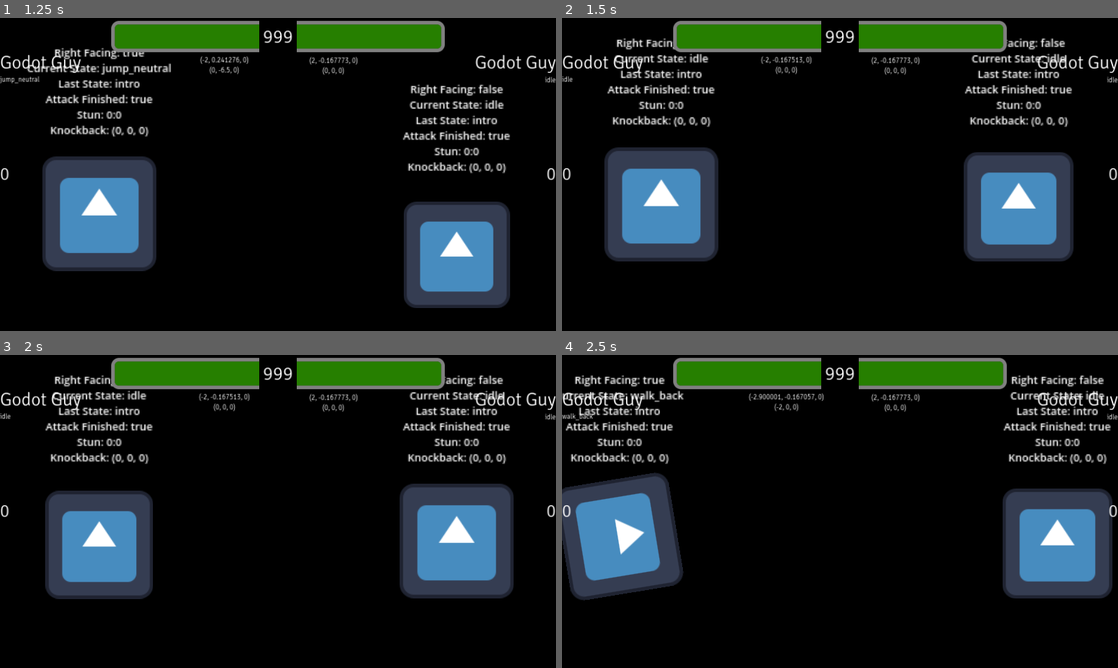
Above: before the commit, frames 1-4 (two rows, left to right).
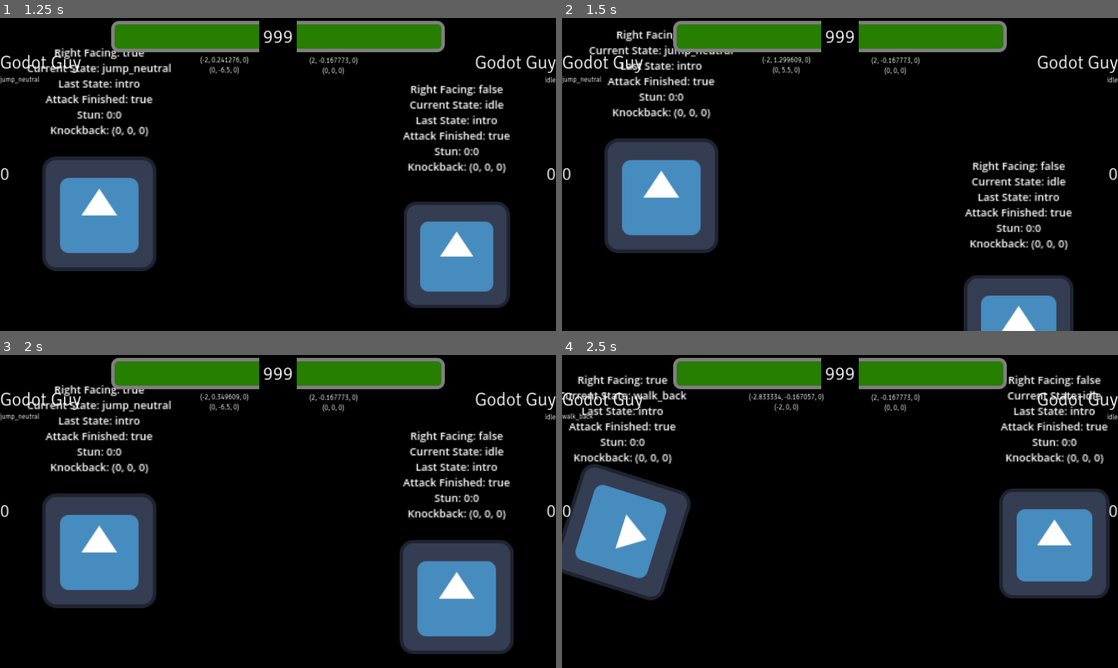
Above: after the commit, the same moments.

Repository: SHyguymoll/FightingGameEngineExampleCharacter
Game: Godot game, scene res://Test Character/TestCharacter.tscn
Two runs of this game, one before a commit and one after it. Both use one fixed random seed, a clock stepped at 60 frames per second and the inputs below. The engine's default icon, where the game draws it, is replaced by a stand-in: a white triangle on a blue panel in a dark square.
Inputs:
- Up to frame 1 (1.25 s): hold W (first_up) from 0.53 s (still down)
- Up to frame 2 (1.5 s): keep holding W (first_up)
- Up to frame 3 (2 s): keep holding W (first_up)
- Up to frame 4 (2.5 s): release W (first_up) at 2.03 s; hold A (first_left) from 2.03 s (still down)

Frame 1 is identical in both runs. In frame 2, 18% of the frame differs, in the area x 0-92%, y 3-100%; in frame 3, 18%, in the area x 0-93%, y 6-96%; in frame 4, 8.7%.

Commit message:
fixed jump bug by separating out air jumping
also made hold jumping from the ground possible

Diff:
--- a/GodotGuy/MainScript.gd
+++ b/GodotGuy/MainScript.gd
@@ -45,7 +45,8 @@
 	intro, round_win, set_win, #round stuff
 	idle, crouch, #basic basics
 	walk_forward, walk_back, dash_forward, dash_back, #lateral movement
-	jump_right_init, jump_neutral_init, jump_left_init, #aerial movement initial boost
+	jump_right_init, jump_neutral_init, jump_left_init, #jump from ground initial
+	jump_right_air_init, jump_neutral_air_init, jump_left_air_init, #jump from air initial
 	jump_right, jump_neutral, jump_left, #aerial movement
 	attack, attack_command, jump_attack, special_attack, #handling attacks
 	block_high, block_low, block_air, get_up, #handling getting attacked well
@@ -68,6 +69,9 @@
 	states.jump_right_init : "basic/jump",
 	states.jump_left_init : "basic/jump",
 	states.jump_neutral_init : "basic/jump",
+	states.jump_right_air_init : "basic/jump",
+	states.jump_left_air_init : "basic/jump",
+	states.jump_neutral_air_init : "basic/jump",
 	states.jump_right : "basic/jump",
 	states.jump_left : "basic/jump",
 	states.jump_neutral : "basic/jump",
@@ -232,7 +236,7 @@
 			if button_just_pressed(buffer, "button2"):
 				update_attack("attack_command/crouch_c")
 			return states.attack_command
-		states.jump_neutral, states.jump_left, states.jump_right:
+		states.jump_neutral, states.jump_left, states.jump_right, states.jump_neutral_air_init, states.jump_left_air_init, states.jump_right_air_init:
 			if button_just_pressed(buffer, "button0"):
 				update_attack("attack_jumping/a")
 			if button_just_pressed(buffer, "button1"):
@@ -288,23 +292,23 @@
 		return success_state
 	return cur_state
 
-func jump_check(input: Dictionary, exclude, cur_state: states) -> states:
-	if button_just_pressed(input, "up") and jump_count > 0:
+func jump_check(input: Dictionary, exclude, cur_state: states, grounded := true) -> states:
+	if (button_pressed(input, "up") and grounded) or (button_just_pressed(input, "up") and not grounded) and jump_count > 0:
 		var dir = walk_value(input)
 		if dir != exclude:
 			match dir:
 				walk_directions.forward:
 					if right_facing:
-						return states.jump_right_init
+						return states.jump_right_init if grounded else states.jump_right_air_init
 					else:
-						return states.jump_left_init
+						return states.jump_left_init if grounded else states.jump_left_air_init
 				walk_directions.back:
 					if right_facing:
-						return states.jump_left_init
+						return states.jump_left_init if grounded else states.jump_left_air_init
 					else:
-						return states.jump_right_init
+						return states.jump_right_init if grounded else states.jump_right_air_init
 				walk_directions.neutral:
-					return states.jump_neutral_init
+					return states.jump_neutral_init if grounded else states.jump_neutral_air_init
 	return cur_state
 
 const QUARTER_CIRCLE_FORWARD = [2,3,6]
@@ -393,8 +397,8 @@
 			decision = walk_check(input, null, decision) if !button_pressed(input, "down") else decision
 			decision = handle_attack(buffer, decision)
 # Order: jump, attack, b/h
-		states.jump_neutral, states.jump_left, states.jump_right:
-			decision = jump_check(input, null, decision)
+		states.jump_neutral, states.jump_left, states.jump_right, states.jump_neutral_air_init, states.jump_left_air_init, states.jump_right_air_init:
+			decision = jump_check(input, null, decision, false)
 			decision = handle_attack(buffer, decision)
 # Special cases for attack canceling
 		states.attack:
@@ -454,7 +458,7 @@
 		states.dash_back:
 			jump_count = jump_total
 			velocity.x = (-1 if right_facing else 1) * walk_speed * 1.5
-		states.jump_right_init, states.jump_left_init, states.jump_neutral_init:
+		states.jump_right_init, states.jump_left_init, states.jump_neutral_init, states.jump_neutral_air_init, states.jump_left_air_init, states.jump_right_air_init:
 			jump_count -= 1
 			velocity.y = jump_height
 		states.jump_right:
@@ -487,12 +491,12 @@
 		states.dash_forward:
 			if dash_ended:
 				update_state(states.walk_forward)
-		states.jump_right_init:
-			update_state(states.jump_right)
-		states.jump_left_init:
-			update_state(states.jump_left)
-		states.jump_neutral_init:
-			update_state(states.jump_neutral)
+		states.jump_right_init, states.jump_right_air_init:
+			if not is_on_floor(): update_state(states.jump_right)
+		states.jump_left_init, states.jump_left_air_init:
+			if not is_on_floor(): update_state(states.jump_left)
+		states.jump_neutral_init, states.jump_neutral_air_init:
+			if not is_on_floor(): update_state(states.jump_neutral)
 		states.jump_right, states.jump_left, states.jump_neutral:
 			if is_on_floor():
 				var new_walk = walk_check(latest_input_from_buffer(buffer), null, current_state)
@@ -533,12 +537,12 @@
 			elif is_on_floor():
 				var new_walk = walk_check(latest_input_from_buffer(buffer), null, current_state)
 				update_state(new_walk)
-			match previous_state: #fix previous state init bug
-				states.jump_neutral_init:
+			match previous_state:
+				states.jump_neutral_init, states.jump_neutral_air_init:
 					previous_state = states.jump_neutral
-				states.jump_right_init:
+				states.jump_right_init, states.jump_right_air_init:
 					previous_state = states.jump_right
-				states.jump_left_init:
+				states.jump_left_init, states.jump_left_air_init:
 					previous_state = states.jump_left
 
 func update_character_animation():
--- a/GodotGuy/scenes/GodotGuy.tscn
+++ b/GodotGuy/scenes/GodotGuy.tscn
@@ -4832,20 +4832,21 @@
 monitorable = false
 
 [node name="HurtboxShape" type="CollisionShape3D" parent="Hurtbox"]
-transform = Transform3D(1, 0, 0, 0, 1, 0, 0, 0, 1, 0, -0.642, 0)
-shape = ExtResource("3_8q5n8")
+transform = Transform3D(1, 0, 0, 0, 1, 0, 0, 0, 1, 0, -1.007, 0)
+shape = ExtResource("2_ahw0y")
 
 [node name="Node3D" type="Node3D" parent="."]
 transform = Transform3D(1, 0, 0, 0, 1, 0, 0, 0, 1, -0.273207, 0.781501, 0)
 
 [node name="SpriteMain" type="Sprite3D" parent="."]
-transform = Transform3D(1, 0, 0, 0, 1, 0, 0, 0, 1, 0, 0.61, 0)
+transform = Transform3D(1, 0, 0, 0, 0.776615, 0, 0, 0, 1, 0, 0.529186, 0)
 rotation_edit_mode = 1
 no_depth_test = true
 texture = ExtResource("14_03fpi")
 
 [node name="SpriteAttack" type="Sprite3D" parent="."]
-transform = Transform3D(0.371845, 0, 0, 0, 0.371845, 0, 0, 0, 1, -0.814637, 0.30502, 0.04)
+transform = Transform3D(0.212501, 0, 0, 0, 0.475225, 0, 0, 0, 1, -0.236, 0.345, 0.04)
+visible = false
 no_depth_test = true
 texture = ExtResource("14_03fpi")
 
